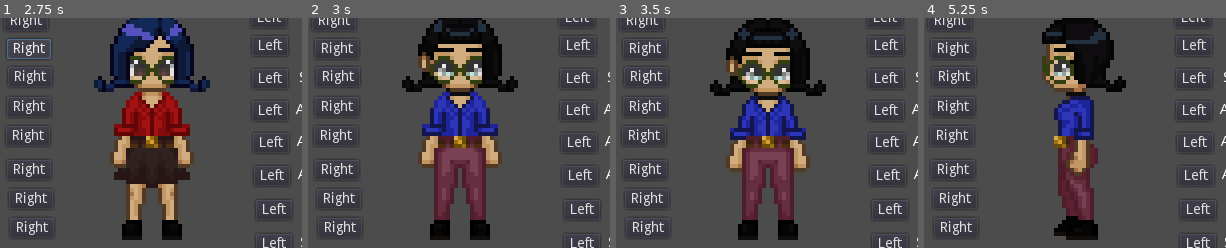
Above: before the commit, frames 1-4 (left to right).
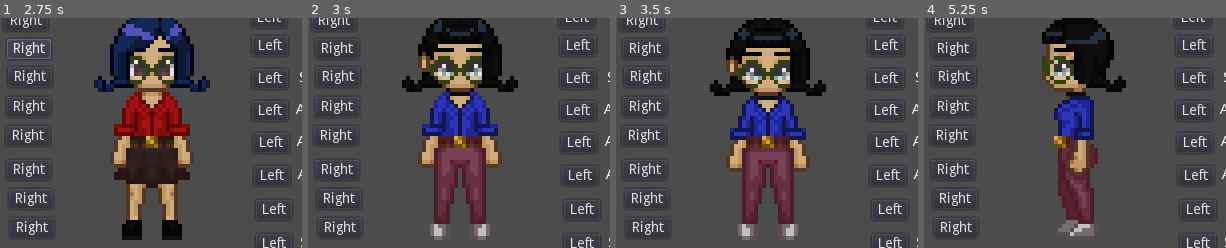
Above: after the commit, the same moments.

Repository: Bronsky91/godwood
Game: Godot game, scene res://Scenes/Menu.tscn
Same seed, same stepped clock (60 frames per second), same inputs: the game is played once before the commit and once after it.
Inputs (mouse positions are % of the whole screen's width and height, from its top left):
- Up to frame 1 (2.75 s): click (32, 4) at 0.52 s; type "Alex" at 0.6 s; click (83, 4) at 0.75 s; type "Alex" at 0.83 s; click "Left" at 1.25 s; click "Right" at 2 s
- Up to frame 2 (3 s): click "Random" at 2.75 s
- Up to frame 3 (3.5 s): no input
- Up to frame 4 (5.25 s): click "B" at 3.5 s; click "G" at 4.25 s; click "Turn Left" at 5 s
The pictures show only the part of the screen within x 26-76%, y 27-77%; the shares and areas given below are measured in that part.

Frame 1 is identical in both runs. In frame 2, 1.1% of the frame differs, in the area x 40-61%, y 87-97%; in frame 3, 1.1%; in frame 4, 1.2%, in the area x 43-58%, y 86-97%.
Error before the commit: Invalid get index 'body' (on base: 'Dictionary'). (res://Scripts/CharacterCreation.gd:128)
Error after the commit: Invalid get index 'body' (on base: 'Dictionary'). (res://Scripts/CharacterCreation.gd:125)

Commit message:
fix/Adjust random hair application

Diff:
--- a/Scripts/CharacterCreation.gd
+++ b/Scripts/CharacterCreation.gd
@@ -83,9 +83,6 @@
 	var gray_palette_path = "res://Assets/Palettes/{folder}/{folder}color_000.png".format({
 		"folder": folder
 	})
-	print(palette_path)
-	print(gray_palette_path)
-	print(sprite.name)
 	sprite.material.set_shader_param("palette_swap", load(palette_path))
 	sprite.material.set_shader_param("greyscale_palette", load(gray_palette_path))
 	pallete_sprite_state[folder] = number
@@ -113,7 +110,7 @@
 		if "000" in random_sprite and not "Accessory" in random_sprite: # Prevent some empty sprite sheets
 			if folder == "HairA" and "Hair" in random_sprite: # If main hair is bald, leave rest of hair
 				continue
-			if "Top" in folder or "Bottom" or folder: # If no top or no bottom was returned, dont set the texture
+			if "Top" in folder or "Bottom" in folder: # If no top or no bottom was returned, dont set the texture
 				continue
 		player_sprite[folder].set_texture(load(random_sprite))
 	for folder in palette_folders:
